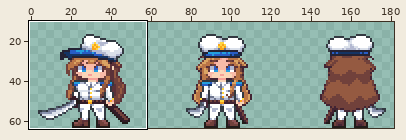
Pixel-art file -- Assets/Player/Visuals/player-base.aseprite. Above, an overview of the earlier version with the close-up marked.
Close-up. First the earlier version:
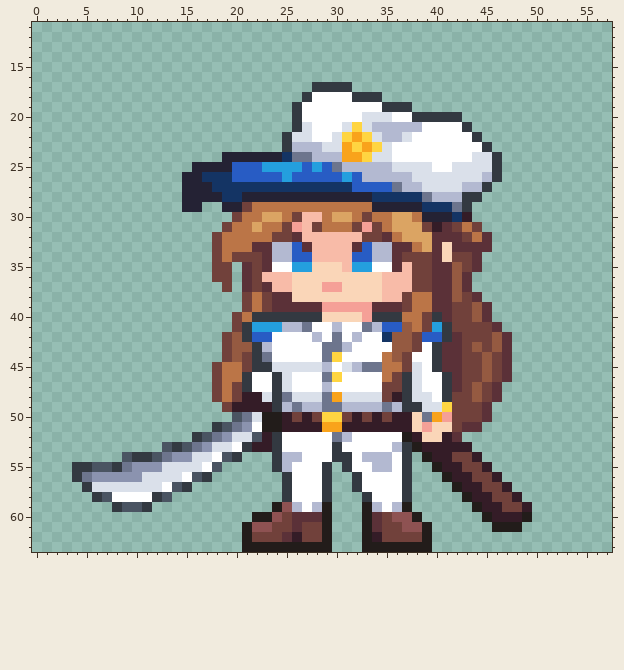
192x64 pixels, 1 frame. Shown: x 0..57, y 11..63. The wide view leaves out empty margins.
New version:
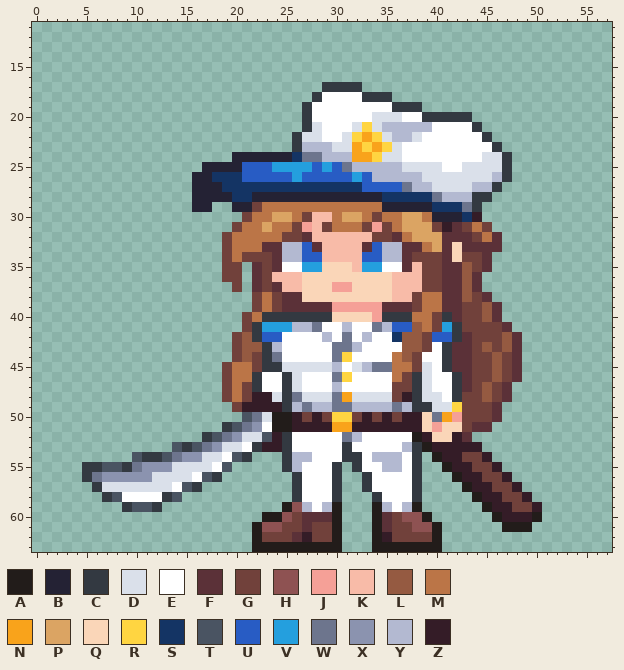
Palette (. is transparent): A #221c1a  B #242234  C #333941  D #dae0ea  E #ffffff  F #5b3138  G #71413b  H #8e5252  J #f5a097  K #f8bba8  L #955a41  M #bb7547  N #f9a31b  P #dba463  Q #fad6b8  R #ffd541  S #143464  T #4a5462  U #285cc4  V #249fde  W #6d758d  X #8b93af  Y #b3b9d1  Z #341c27
The exact change:
Changed rows in their new state; - is an unchanged pixel.
first column x 4:
17 ------------------------.---C------------------
18 -----------------------.C---E--C---------------
19 ----------------------.C-------E--C------------
20 ----------------------.C-----E--D-E----C-------
21 ----------------------.CD--EDRD----Y---EC------
22 ---------------------.C-D-EDRNRD-YD-----EC-----
23 ---------------------.C--Y-DNRNRD--------EC----
24 ---------------.-----BS-W--Y-NR-D-------E-DC---
25 ------------.---B--U---VUVUW----Y---D-E---DC---
26 -----------.-B--S----UV----UVU----Y------DYC---
27 -----------.--B-------------S---UW-Y---D-YC----
28 -----------.---B-S------------B----SW--Y-C-----
29 -----------.-B-.-BG-----------M----B--SWC------
30 ----------------.G-M-PMG-KM-PMG-M-PM--BSZ------
31 ---------------.G-MP-MGJKG--MGJGM--PGZFGMG-----
32 --------------.G----M-GF-----K-GFM--P--FGMF----
33 --------------.G--M-F-YUF---KFU-Y-FMPFQ---F----
34 --------------.GM--GF-Y-U---K-U-YF--GFQ-GF-----
35 --------------.-G.FGF-E-V--QK-V-EFK-G-FLGF-----
36 --------------.-G.FG--K--------Q--K-G-FLF------
37 ---------------.G.FGF-K--Q-J---Q--K-G-FLF------
38 -----------------.GMG-F--------Q-KG-M-FLGF-----
39 -----------------.GMG----F----J--FG-M-F-GLF----
40 ----------------.GM------C---QJ--C-MGCF-GLF----
41 ----------------.GC--V-YW-EY-EWY-ULMGVC---GF---
42 ---------------.GLC-U---EYEWEY-ES-LG-UCF--GLF--
43 ---------------.G-LCY----E-WY---E-LGEC-FGLGLF--
44 ---------------.GLGCW----EWR---EMLG-EC-F-GLGF--
45 --------------.G-MG-C----DYEDY-W-MGDEC-F-GLGF--
46 --------------.G-MC-ECD--EWR---EMGCD-ECF-GLGF--
47 --------------.GMGC-ECD--EY----E-GCD-ECFGLGF---
48 --------------.GMG-ZDCW--DWN---DGZC-DEC-GLGF---
49 ---------------.G---ZCYW-Y-W---YWY-C-DR--GF----
50 ----------------.TWD-AZGZG-RGZGZG-ZQWNJ--GF----
51 --------------.CTWXE-A---Z-N------ZQJ-QG-F-----
52 ------------.CTWX-DTZC----EWY----EAZ-QZF-------
53 ---------.TCTWX-DEC-ZC----EC----EYCA----Z------
54 -----.T-CTW-X-DETC--.C-Y--E-CE--YEC.A-Z-GZ-----
55 .-C-TCW--X---DET----.CY--EC.C-E-YEC-.A-Z-GZ----
56 .CW----X---DETC------.C--EC-.C---EC--.A-Z-GZ---
57 -.C------DETC--------.C--EC-.C---EC---.A-Z-GZ--
58 --.CT---ECT----------.C--EC--.C--EC----.A-Z-GZ-
59 ----.C-TC-----------.AHYEYA--.AYEYA-----.A-Z-GZ
60 ------------------.-AHG--FA--.AFG-HA-----.A--ZA
61 -----------------.A-H-GF-GA--.AF-G-HA-----.--A-
62 -----------------.A--GFZ-GA--.AZ---GA----------
63 -----------------.--------A--.------A----------
Boxes around the changes in both close-ups, in picture pixels (x1, y1, x2, y2):
changed: (72, 82, 542, 552)
